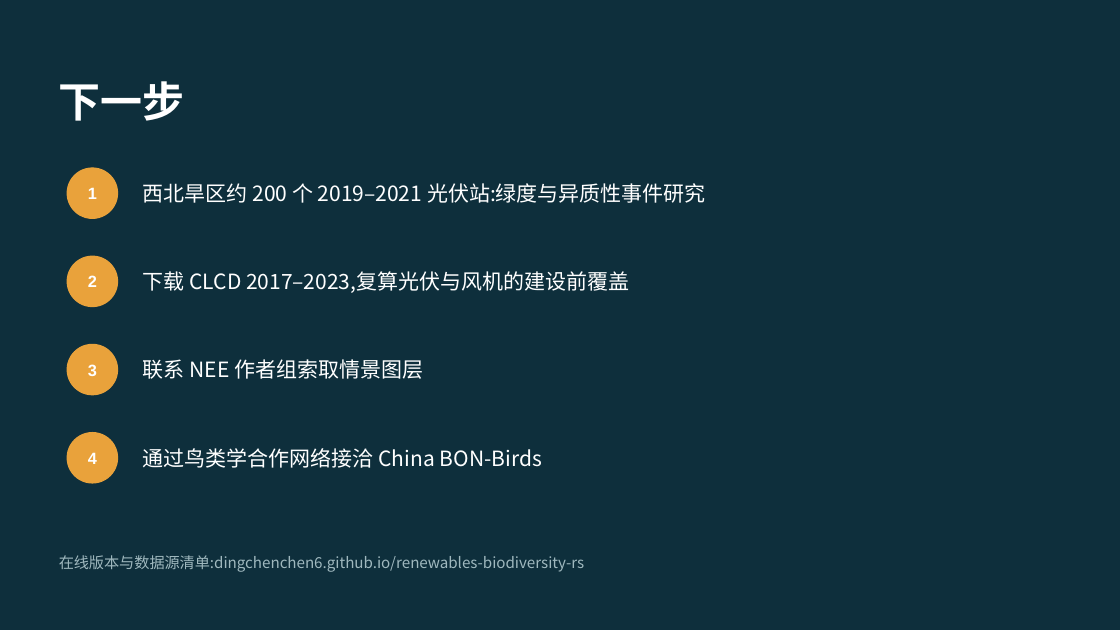
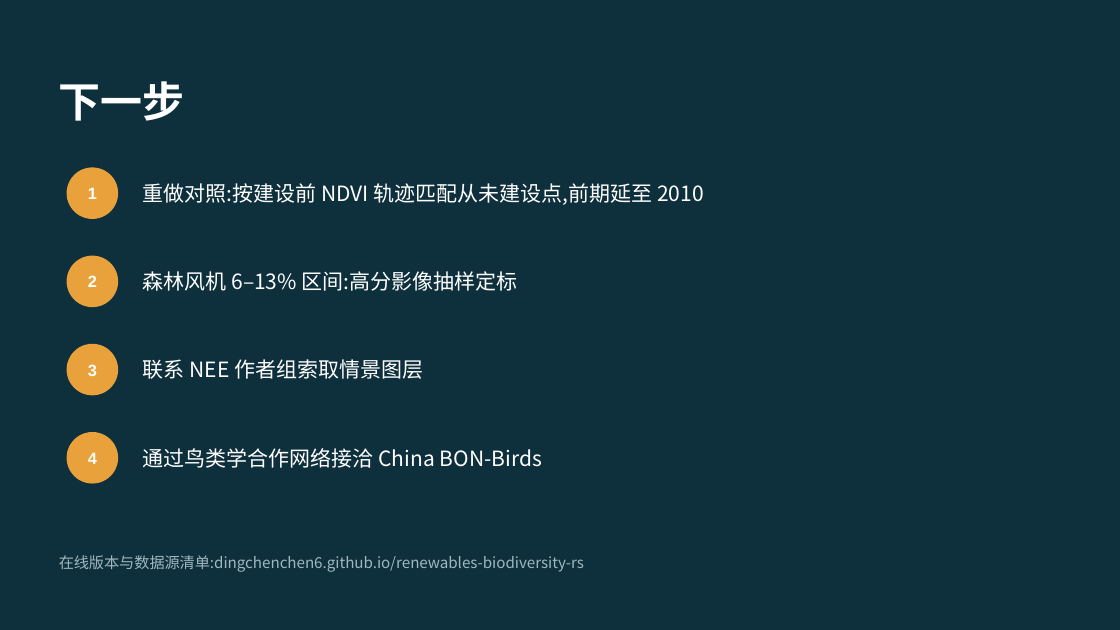
Before and after one commit to dingchenchen6/renewables-biodiversity-rs, a slide deck: slide 21 of RS_Renewables_Biodiversity_Workflow.pptx (slide 20 before the commit). Drawn at 1120x630 pixels with LibreOffice and Linux fonts; fonts in the diff are those of the drawing. Boxes give left, top, right and bottom in pixels: in the first picture for what was removed or moved away, otherwise in the second. Text is boxed around its words. In the diff, an @@ line names an element or a change of style, - is before the commit and + after.

Commit message:
CLCD v1.0.5 recompute and NW dryland staggered-DiD pilot
- gee/04 run on local CLCD 2017-2023 (MD5 verified); gee/10 compares CLCD
  with GLC_FCS30D: barren shift and size split hold in both; dominant
  class agrees for 75.5% of PV sites; forest share of wind turbines is
  12.5% (CLCD) vs 6.3% (GLC), so the earlier 'CCI overestimates forest'
  claim is withdrawn and a range is reported
- gee/09 + analysis/: 365 NW sites, Landsat NDVI mean/SD on site and in a
  60-500 m ring, Callaway-Sant'Anna and Sun-Abraham; on-site pre-trend
  comparable to the effect (G2 not met); ring flat pre-trend, no spillover
- Page and deck: CLCD columns, wind correction, pilot section and slide

```diff
--- a/RS_Renewables_Biodiversity_Workflow.pptx
+++ b/RS_Renewables_Biodiversity_Workflow.pptx
@@ text at (143, 183, 704, 205): text changed @@
-西北旱区约 200 个 2019–2021 光伏站:绿度与异质性事件研究
+重做对照:按建设前 NDVI 轨迹匹配从未建设点,前期延至 2010
@@ text at (143, 271, 518, 291): text changed @@
-下载 CLCD 2017–2023,复算光伏与风机的建设前覆盖
+森林风机 6–13% 区间:高分影像抽样定标
```
Also in this commit, not shown: 3 other slides changed, 1 slide added, 21 other files.
